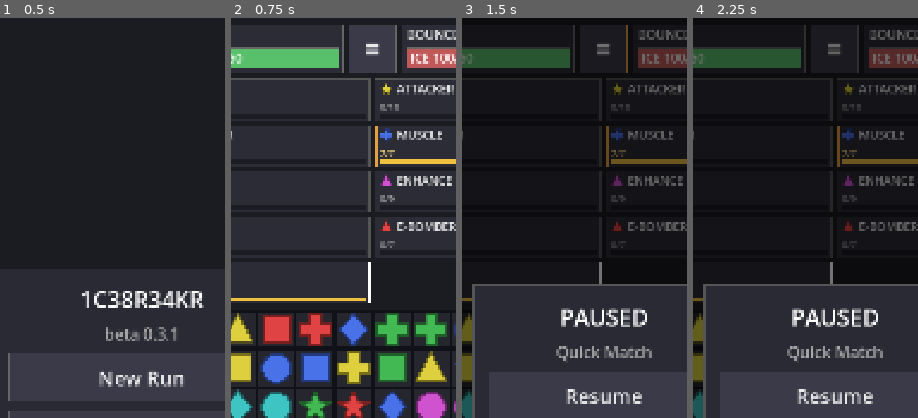
Above: before the commit, frames 1-4 (left to right).
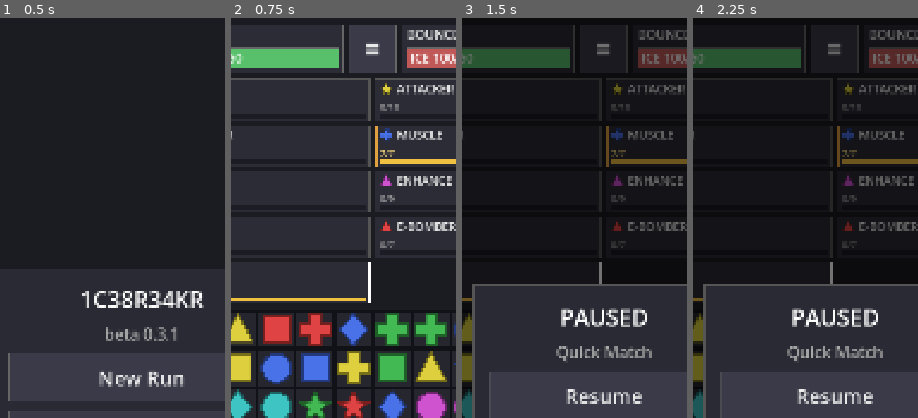
Above: after the commit, the same moments.

Repository: acpirate/1C38R34KR
Game: Godot game, scene res://scenes/main.tscn
The game is run twice, just before and just after one commit, with the same random seed, the same clock (stepped at 60 frames per second) and the same inputs.
Inputs:
- Up to frame 1 (0.5 s): no input
- Up to frame 2 (0.75 s): click "Random Quick Match" at 0.5 s
- Up to frame 3 (1.5 s): click "≡" at 1.25 s
- Up to frame 4 (2.25 s): click "1x" at 2 s
The pictures show only the part of the screen within x 18-68%, y 0-50%; the shares and areas given below are measured in that part.

Frame 1 is identical in both runs. In frame 3, 0.1% of the frame differs, in the area x 72-74%, y 1-14%; in frame 4, less than 0.1%.

Commit message:
Phase D.1: convert the Theme to textured styleboxes
Every Button and VScrollBar stylebox is now a StyleBoxTexture over an
asset-pack PNG. One change, and every control on all fifteen menu screens
plus the battle debug bar converts with it.

Measurements are untouched - content margins still come from px(), and
9-slicing keeps a 1px border at the edge whatever the control's size, so
this is a change of skin and not of layout. Verified on the tablet: the
title and battle screens are indistinguishable from the pre-conversion
captures, no MISSING checkers, clean log.

Ordering matters and is now explicit: Graphics.load_pack() runs BEFORE
UiTheme.build(), because the Theme bakes pack textures into its styleboxes
and is built once and inherited - there is no second chance. It also runs
before content, so the content-failure screen is itself readable when
content is what broke.

Two assets the pack deliberately does not carry: hover borrows normal
(unreachable on touch) and the debug LineEdit keeps a flat box (the only
one in the game is behind is_debug_build). Both per proposal 4.8.

3,164 tests pass.

Co-Authored-By: Claude Opus 5 <noreply@anthropic.com>

Diff:
--- a/scenes/main.gd
+++ b/scenes/main.gd
@@ -66,6 +66,28 @@
 
 func _ready() -> void:
 	set_anchors_preset(Control.PRESET_FULL_RECT)
+
+	# GRAPHICS FIRST — before the Theme, and before content.
+	#
+	# `UiTheme.build()` now bakes pack textures into its styleboxes, so it has
+	# to run after the pack is available or every button on every screen would
+	# be built against a null texture and render as the MISSING checker. The
+	# Theme is built once and inherited, so there is no second chance.
+	#
+	# Ahead of content too, because the content-failure screen is itself a
+	# themed screen: if content is broken, the report saying so should still be
+	# readable. Graphics has no dependency on content, so the order costs
+	# nothing.
+	#
+	# Unlike content, this does NOT block (authorization §10). There is no
+	# fallback content and no default System, so a content error leaves nothing
+	# to show; a graphics error has the MISSING checker by design, and refusing
+	# to launch would turn a cosmetic fault into an unplayable game. Every
+	# problem is reported at once, and the checker makes the failure impossible
+	# to miss on the screen that lost the asset.
+	for problem in Graphics.load_pack():
+		push_error(problem)
+
 	# Set once on the root: every screen and the battle scene inherit it, so
 	# there is exactly one place a control's appearance is decided.
 	theme = UiTheme.build()
@@ -92,22 +114,6 @@
 
 	Content.set_active(result["content"])
 	Passives.clear_cache()
-
-	# The graphics pack loads AFTER content and, unlike content, does not block
-	# startup (authorization §10).
-	#
-	# The asymmetry is deliberate. There is no fallback content and no default
-	# System, so a content error leaves nothing to show. A graphics error has a
-	# fallback by design — every missing asset resolves to the MISSING checker —
-	# so refusing to launch would turn a cosmetic fault into an unplayable game.
-	#
-	# "Visibly and gracefully" is therefore split between two places: every
-	# problem is reported here, all of them at once rather than the first, and
-	# the checker makes the failure impossible to miss on the screen that lost
-	# the asset.
-	for problem in Graphics.load_pack():
-		push_error(problem)
-
 	_show_title(result["fingerprint"])
 
 
--- a/scenes/ui_theme.gd
+++ b/scenes/ui_theme.gd
@@ -54,15 +54,28 @@
 static func build() -> Theme:
 	var theme := Theme.new()
 
-	theme.set_stylebox("normal", "Button", _button_box(PacketStyle.CONTROL, PacketStyle.CONTROL_EDGE))
-	theme.set_stylebox("hover", "Button", _button_box(PacketStyle.CONTROL, PacketStyle.ACCENT))
-	theme.set_stylebox("pressed", "Button", _button_box(PacketStyle.PANEL_DEEP, PacketStyle.ACCENT))
+	# Beta 0.3.1 — every stylebox below is now a `StyleBoxTexture` over an
+	# asset-pack PNG rather than a flat colour. The MEASUREMENTS are unchanged:
+	# content margins still come from `px()`, so nothing moves on screen and the
+	# conversion is a change of skin, not of layout.
+	#
+	# 9-slicing is what makes that true. The source PNGs are 48×48 with a 16 px
+	# margin, so corners never stretch and a 1 px border authored at the edge
+	# stays 1 px at any control size — exactly what the `StyleBoxFlat` borders
+	# they replace did.
+	theme.set_stylebox("normal", "Button", _button_box(Graphics.pack().button_normal))
+	theme.set_stylebox("pressed", "Button", _button_box(Graphics.pack().button_pressed))
 	theme.set_stylebox("focus", "Button", StyleBoxEmpty.new())
+
+	# Hover is unreachable on both target devices, so the pack authors no art
+	# for it (§4.8) and it borrows `normal`. If Windows becomes a target this is
+	# where the distinct state goes back.
+	theme.set_stylebox("hover", "Button", _button_box(Graphics.pack().button_normal))
 
 	# A disabled control keeps its shape and loses its contrast. Hiding it would
 	# make the screen change size as state changes, which on a phone moves the
 	# thing you were about to tap.
-	theme.set_stylebox("disabled", "Button", _button_box(PacketStyle.PANEL_DEEP, PacketStyle.PANEL_EDGE))
+	theme.set_stylebox("disabled", "Button", _button_box(Graphics.pack().button_disabled))
 
 	theme.set_color("font_color", "Button", PacketStyle.TEXT)
 	theme.set_color("font_hover_color", "Button", PacketStyle.TEXT_HEADING)
@@ -78,16 +91,15 @@
 	# two-finger gesture is the primary way to scroll; this is the visible
 	# affordance that says the region scrolls at all, and the fallback for
 	# anyone who reaches for the bar.
-	var track := StyleBoxFlat.new()
-	track.bg_color = PacketStyle.CHARGE_TRACK
-	track.content_margin_left = px(7)
-	track.content_margin_right = px(7)
-	theme.set_stylebox("scroll", "VScrollBar", track)
+	theme.set_stylebox("scroll", "VScrollBar", _bar(Graphics.pack().scroll_track, 12))
 
-	theme.set_stylebox("grabber", "VScrollBar", _grabber(PacketStyle.CONTROL_EDGE))
-	theme.set_stylebox("grabber_highlight", "VScrollBar", _grabber(PacketStyle.ACCENT))
-	theme.set_stylebox("grabber_pressed", "VScrollBar", _grabber(PacketStyle.ACCENT))
+	theme.set_stylebox("grabber", "VScrollBar", _bar(Graphics.pack().scroll_thumb, 12))
+	theme.set_stylebox("grabber_highlight", "VScrollBar", _bar(Graphics.pack().scroll_thumb, 12))
+	theme.set_stylebox("grabber_pressed", "VScrollBar", _bar(Graphics.pack().scroll_thumb, 12))
 
+	# The seed entry is debug-only — the sole `LineEdit` in the game lives
+	# behind `OS.is_debug_build()` — so the pack authors no art for it and it
+	# keeps a flat box (§4.8). Its colours still come from the registry.
 	var field := StyleBoxFlat.new()
 	field.bg_color = PacketStyle.CHARGE_TRACK
 	field.border_color = PacketStyle.CONTROL_EDGE
@@ -100,24 +112,40 @@
 	return theme
 
 
-static func _grabber(colour: Color) -> StyleBoxFlat:
-	var box := StyleBoxFlat.new()
-	box.bg_color = colour
-	box.content_margin_left = px(7)
-	box.content_margin_right = px(7)
-	box.set_corner_radius_all(px(3))
-	return box
-
-
-static func _button_box(bg: Color, edge: Color) -> StyleBoxFlat:
-	var box := StyleBoxFlat.new()
-	box.bg_color = bg
-	box.border_color = edge
-	box.set_border_width_all(1)
+## A 9-sliced chrome box carrying the button's content margins.
+##
+## A null texture yields the MISSING checker rather than a flat colour, so a
+## pack that lost this asset looks broken instead of looking fine (§9.4).
+static func _button_box(tex: Texture2D) -> StyleBoxTexture:
+	var box := _sliced(tex, 16)
 	box.content_margin_left = px(10)
 	box.content_margin_right = px(10)
 	box.content_margin_top = px(8)
 	box.content_margin_bottom = px(8)
+	return box
+
+
+## Scrollbar chrome. The horizontal content margins are what give the bar its
+## width — the same `px(7)` the flat boxes used, so the thumb stays a thumb-
+## sized target.
+static func _bar(tex: Texture2D, margin: int) -> StyleBoxTexture:
+	var box := _sliced(tex, margin)
+	box.content_margin_left = px(7)
+	box.content_margin_right = px(7)
+	return box
+
+
+## The shared 9-slice setup.
+##
+## `axis_stretch_*` is STRETCH rather than TILE: these are flat fields with a
+## border at the edge, and tiling a flat field is indistinguishable from
+## stretching it while costing more draw calls. A textured fill would want TILE.
+static func _sliced(tex: Texture2D, margin: int) -> StyleBoxTexture:
+	var box := StyleBoxTexture.new()
+	box.texture = tex if tex != null else Graphics.missing()
+	box.set_texture_margin_all(margin)
+	box.axis_stretch_horizontal = StyleBoxTexture.AXIS_STRETCH_MODE_STRETCH
+	box.axis_stretch_vertical = StyleBoxTexture.AXIS_STRETCH_MODE_STRETCH
 	return box
 
 
